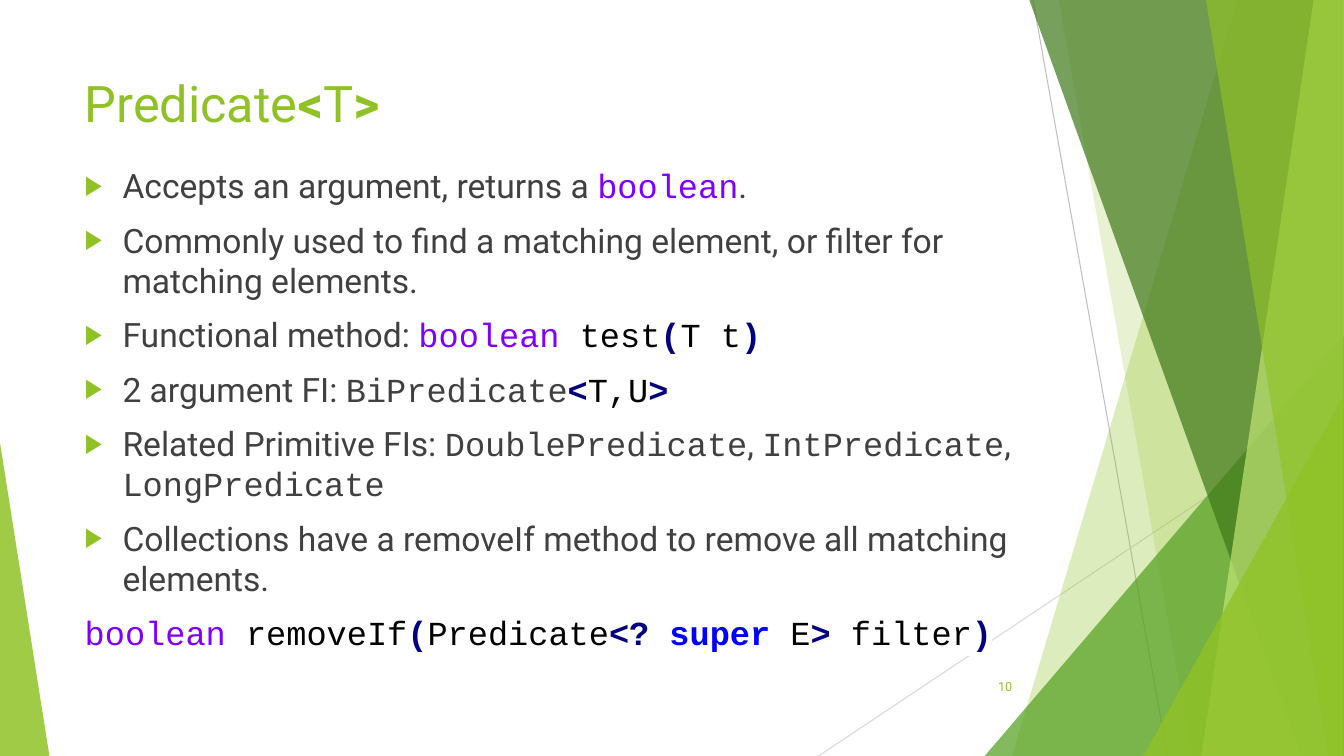
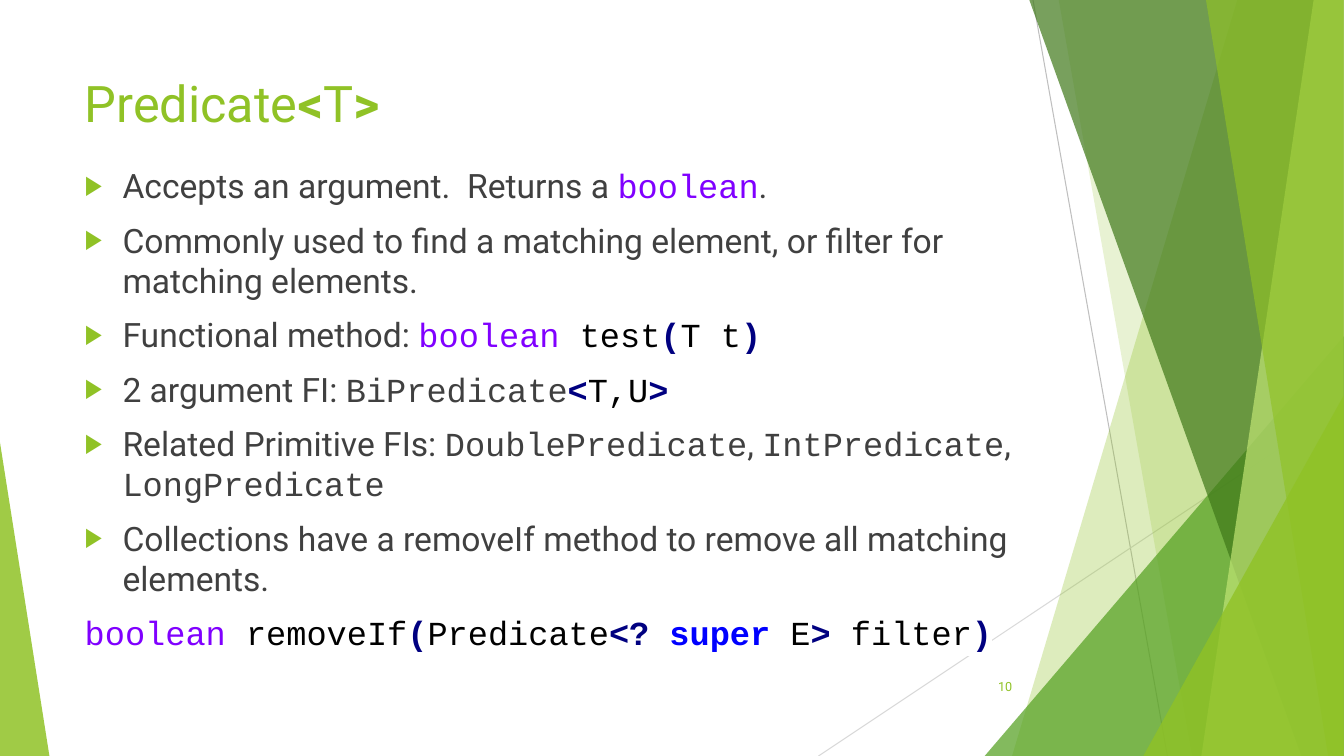
Before and after one commit to RichardRoda/2017-CodePaLOUsa-Lambda, a slide deck: slide 10 of Learning to Love the Lambda in the Stream.pptx. Drawn at 1344x756 pixels with LibreOffice and Linux fonts; fonts in the diff are those of the drawing. Boxes give left, top, right and bottom in pixels: in the first picture for what was removed or moved away, otherwise in the second. Text is boxed around its words. In the diff, an @@ line names an element or a change of style, - is before the commit and + after.

```diff
--- a/Learning to Love the Lambda in the Stream.pptx
+++ b/Learning to Love the Lambda in the Stream.pptx
@@ text at (123, 174, 768, 205): text changed @@
-▶ Accepts an argument, returns a boolean.
+▶ Accepts an argument. Returns a boolean.
```
Also in this commit, not shown: 8 other slides changed.
